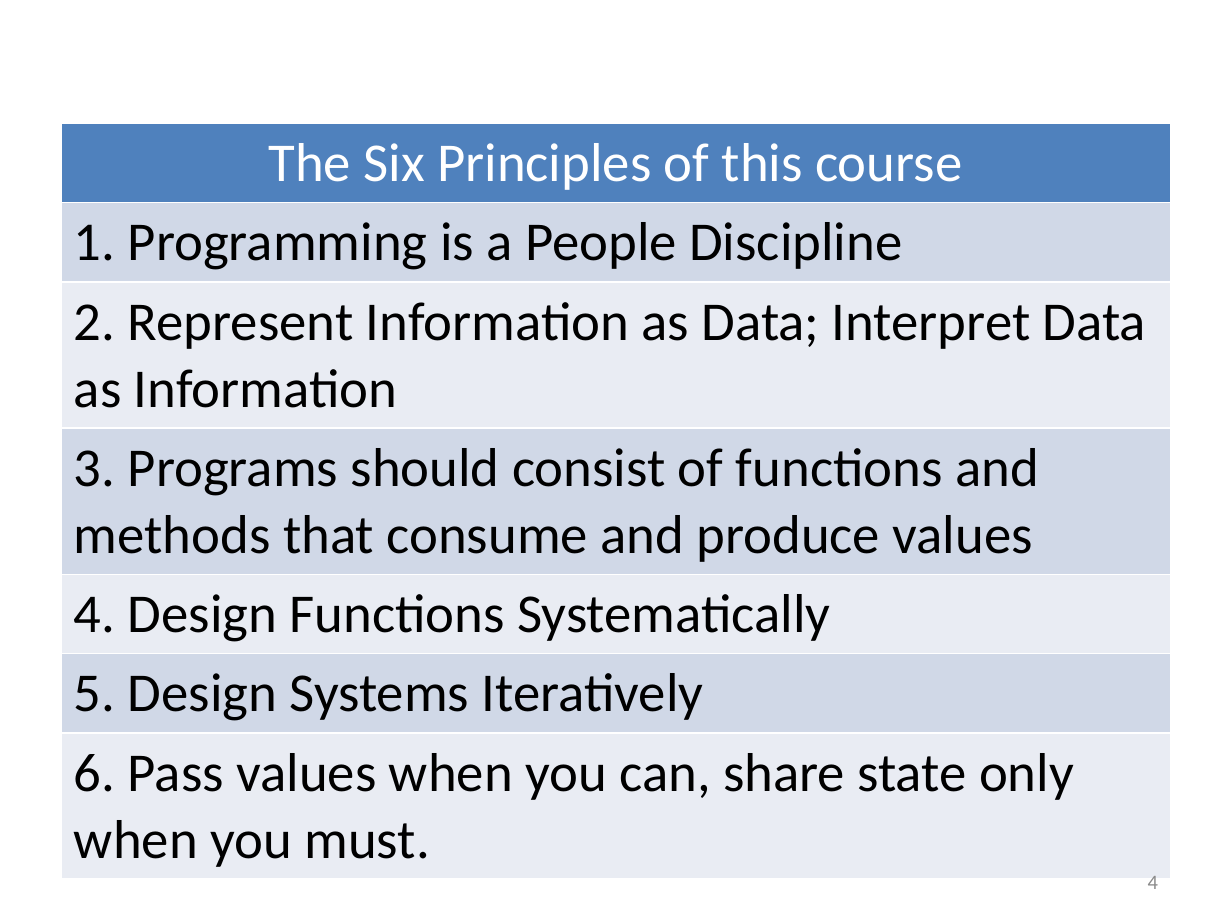
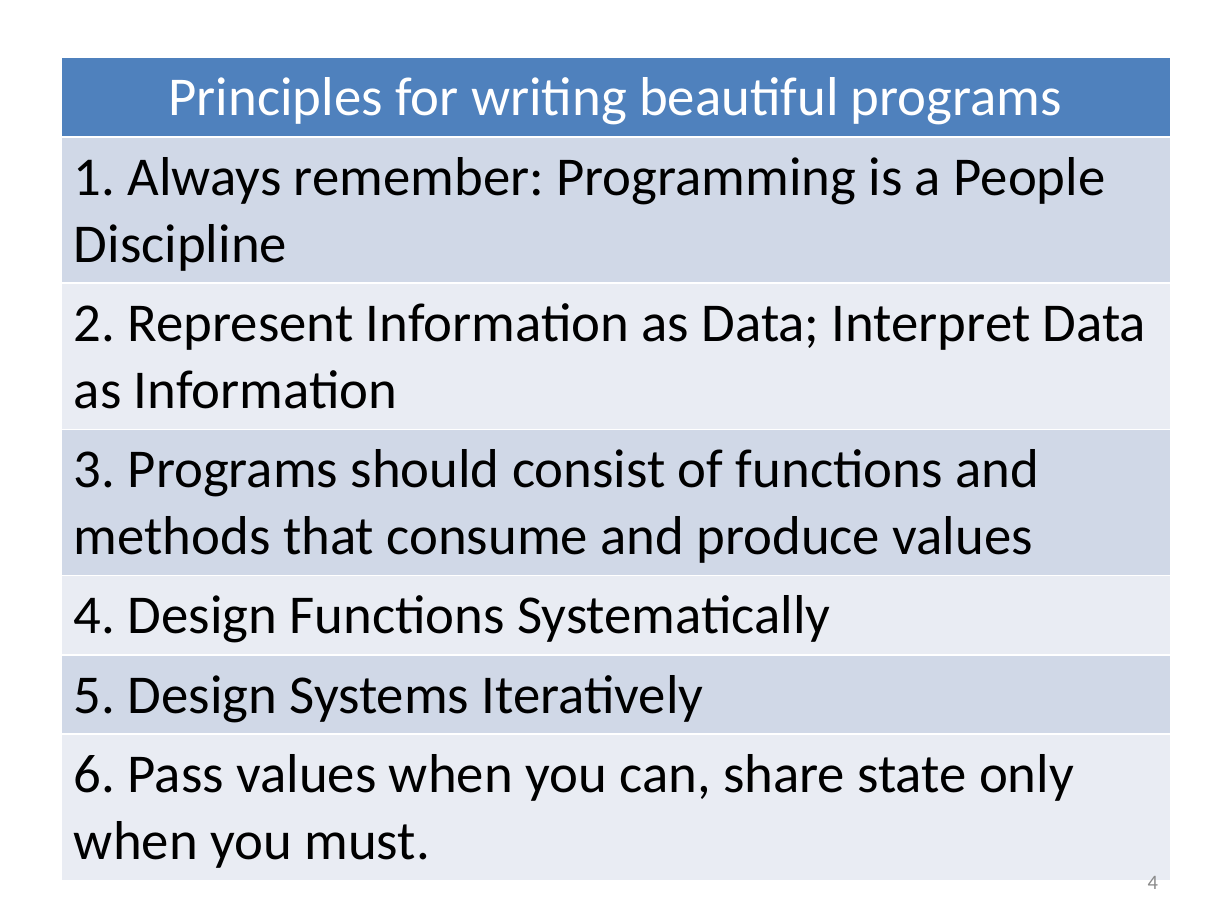
Before and after one commit to mwand/cs5010f16, a slide deck: slide 4 of Slides/Lesson 0.2 Organization of this Course.pptx. Drawn at 1232x924 pixels with LibreOffice and Linux fonts; fonts in the diff are those of the drawing. Boxes give left, top, right and bottom in pixels: in the first picture for what was removed or moved away, otherwise in the second. Text is boxed around its words. In the diff, an @@ line names an element or a change of style, - is before the commit and + after.

```diff
--- a/Slides/Lesson 0.2 Organization of this Course.pptx
+++ b/Slides/Lesson 0.2 Organization of this Course.pptx
@@ table at bbox=[62, 58, 1170, 872] @@
-row 1, column 1: The Six Principles of this course
+row 1, column 1: Principles for writing beautiful programs
-row 2, column 1: 1. Programming is a People Discipline
+row 2, column 1: 1. Always remember: Programming is a People Discipline
@@ table: place and size @@
-table at bbox=[62, 123, 1170, 871]
+table at bbox=[62, 58, 1170, 872]
```
Also in this commit, not shown: 6 other slides changed, 1 slide added, 4 other files.
